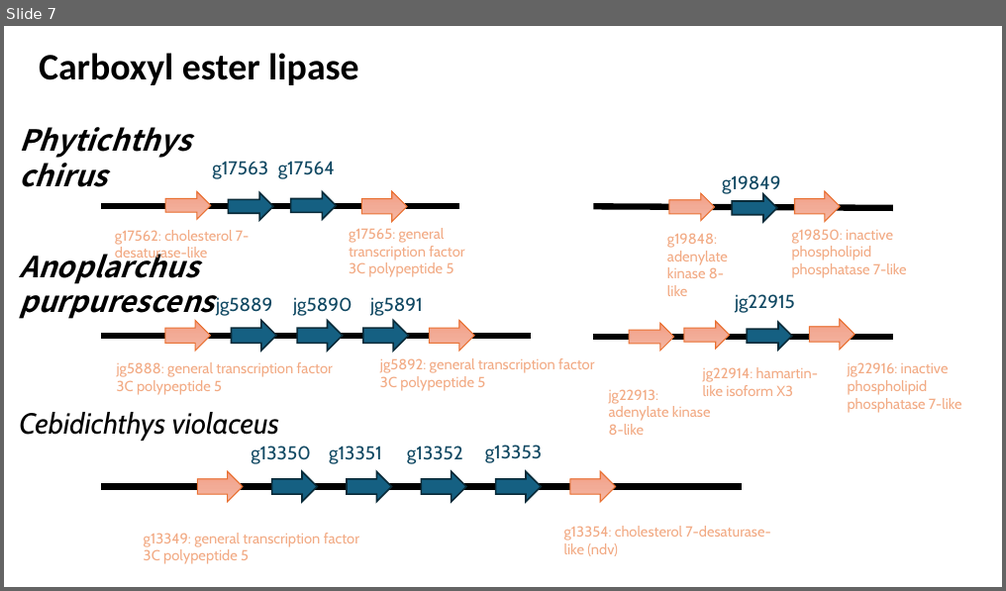
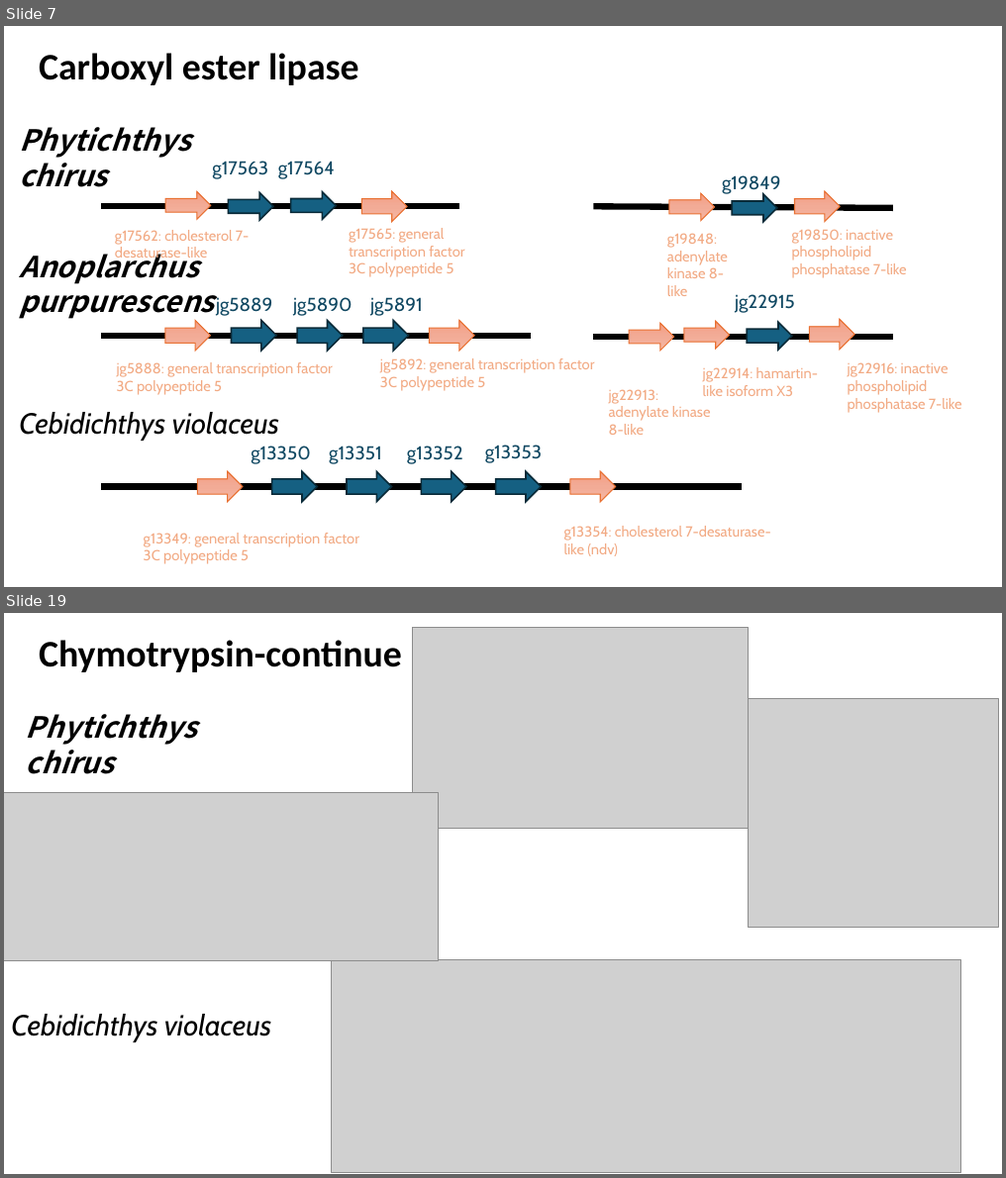
Before and after one commit to jyw-atgithub/fish-genome, a slide deck: synteny.pptx. Shown one above the other, each under a label of ours: slide 7 before the commit, slides 7 and 19 after it; the slides between them are not shown. The pictures are 1006x591 and 1006x1178 pixels, drawn with LibreOffice and Linux fonts; fonts in the diff are those of the drawing; grey boxes stand for pictures. Boxes give left, top, right and bottom in pixels: in the first picture for what was removed or moved away, otherwise in the second. Text is boxed around its words. In the diff, an @@ line names an element or a change of style, - is before the commit and + after.

```diff
--- a/synteny.pptx
+++ b/synteny.pptx
@@ slide 19 added at bbox=[4, 613, 1002, 1174], background #FFFFFF @@
@@ text added at bbox=[39, 640, 402, 672], 36 pt, text #000000, bold @@
+Chymotrypsin-continue
@@ picture added at bbox=[413, 627, 748, 828] @@
@@ picture added at bbox=[748, 699, 998, 928] @@
@@ text added at bbox=[26, 714, 197, 774], 28 pt, text #000000, bold, italic @@
+Phytichthys chirus
@@ picture added at bbox=[4, 792, 438, 961] @@
@@ picture added at bbox=[331, 959, 960, 1173] @@
@@ text added at bbox=[11, 1014, 271, 1043], 28 pt, text #000000, italic @@
+Cebidichthys violaceus
```
Also in this commit, not shown: 4 slides changed, 10 other slides added, 3 other files.
